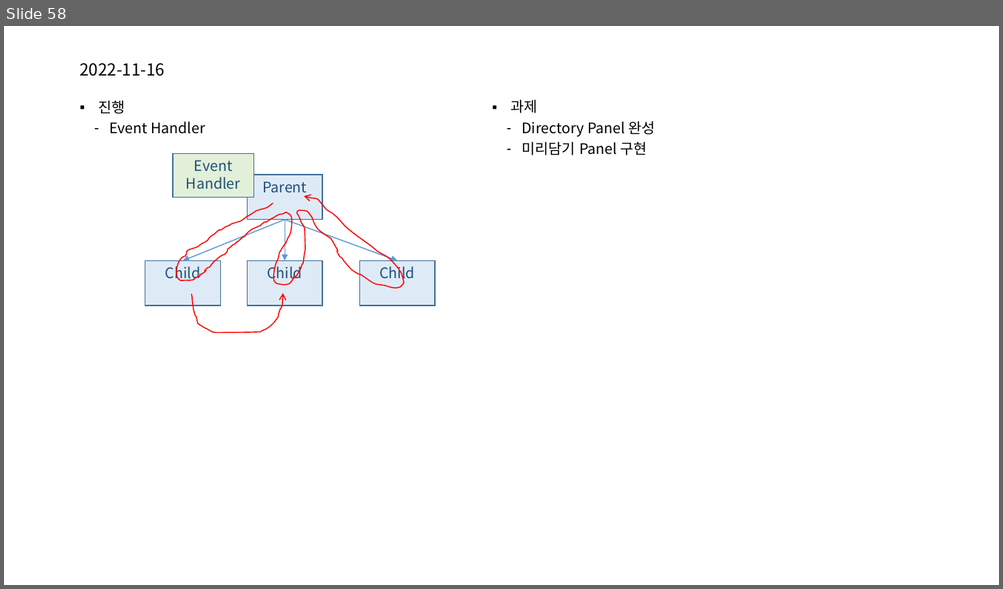
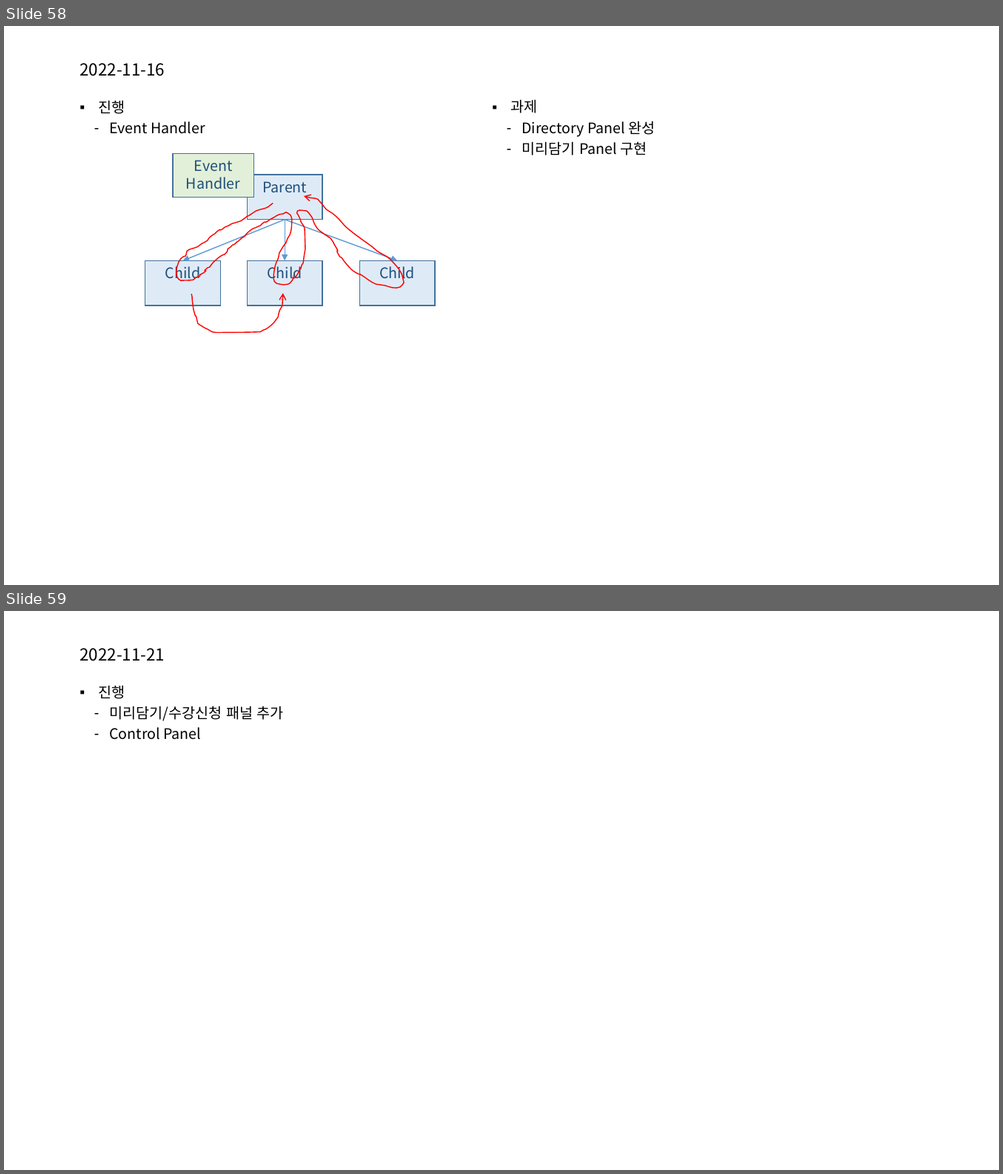
Before and after one commit to mjuclass/202202, a slide deck: SugangSincheong-A/객체지향프로그래밍-A.pptx. Shown one above the other, each under a label of ours: slide 58 before the commit, slides 58 and 59 after it. The pictures are 1003x589 and 1003x1174 pixels, drawn with LibreOffice and Linux fonts; fonts in the diff are those of the drawing. Boxes give left, top, right and bottom in pixels: in the first picture for what was removed or moved away, otherwise in the second. Text is boxed around its words. In the diff, an @@ line names an element or a change of style, - is before the commit and + after.

```diff
--- a/SugangSincheong-A/객체지향프로그래밍-A.pptx
+++ b/SugangSincheong-A/객체지향프로그래밍-A.pptx
@@ slide 59 added at [4, 611, 999, 1170], background #FFFFFF @@
@@ title added at [79, 648, 165, 661], 16 pt, text #000000 @@
+2022-11-21
@@ text added at [99, 685, 284, 740], 14 pt, text #000000 @@
+▪ 진행
+  ‐ 미리담기/수강신청 패널 추가
+  ‐ Control Panel
```
Also in this commit, not shown: 5 other files.
